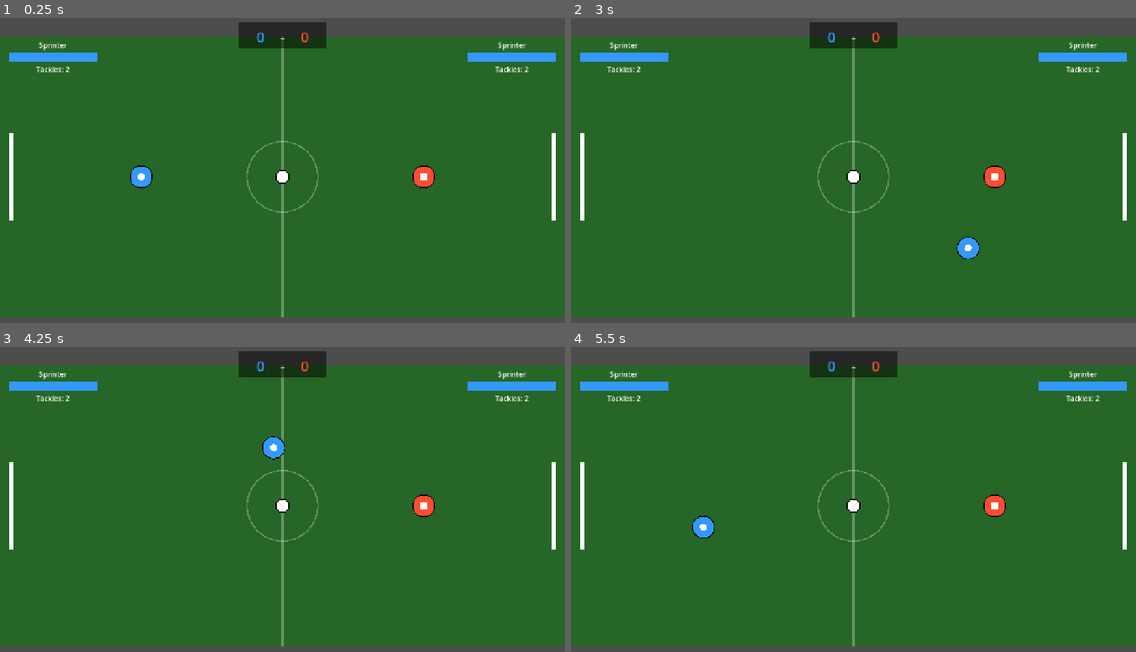
Above: before the commit, frames 1-4 (two rows, left to right).
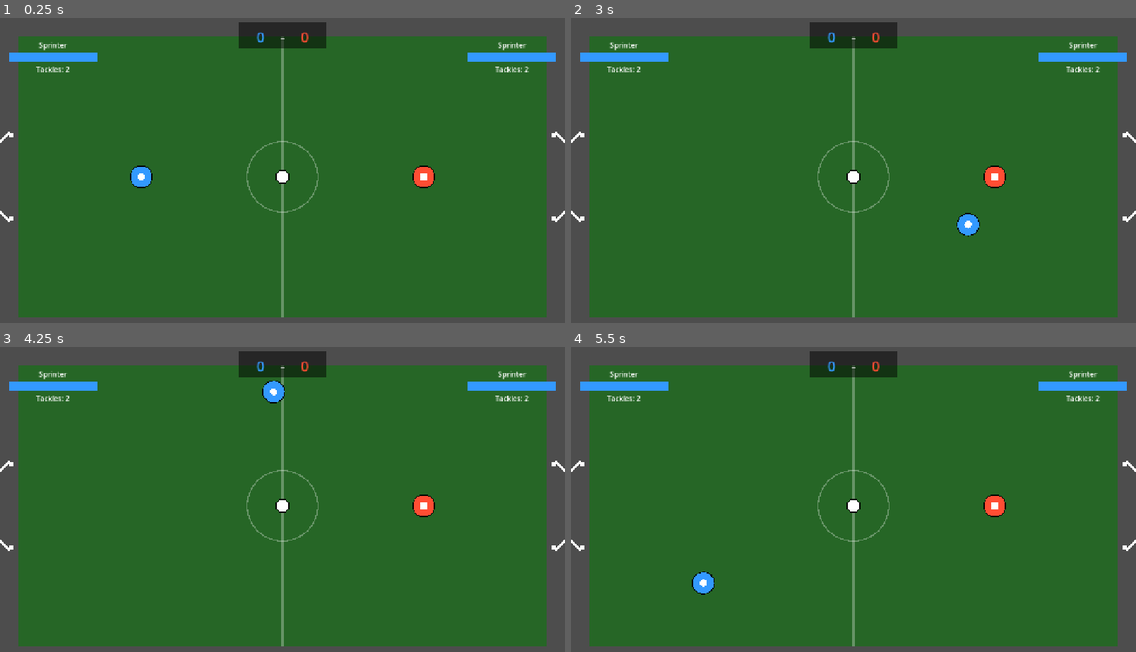
Above: after the commit, the same moments.

Repository: HectorRamosP/Clash-Ball
Game: Godot game, scene res://scenes/field/game_field.tscn
The game is run twice, just before and just after one commit, with the same random seed, the same clock (stepped at 60 frames per second) and the same inputs.
Inputs:
- Up to frame 1 (0.25 s): no input
- Up to frame 2 (3 s): tap Enter at 0.5 s; hold D (p1_right) 0.53-1.28 s; tap Shift (p1_tackle) every 0.75 s from 0.6 to 2.85 s; tap Space at 1.25 s; hold S (p1_down) 1.28-2.03 s; hold D (p1_right) 2.03-2.78 s; hold W (p1_up) from 2.78 s (still down)
- Up to frame 3 (4.25 s): release W (p1_up) at 3.53 s; hold A (p1_left) from 3.53 s (still down); tap Shift (p1_tackle) at 3.6 s
- Up to frame 4 (5.5 s): tap Shift (p1_tackle) at 4.35, 5.1 s; release A (p1_left) at 5.03 s; hold S (p1_down) from 5.03 s (still down)

The runs differ from the first frame. In frame 1, 5.8% of the frame differs, in the area x 0-100%, y 6-99%; in frame 2, 6.3%; in frame 3, 6.3%; in frame 4, 6.3%.

Commit message:
Major gameplay improvements: physics, tackles, goals, and collision walls
Physics improvements:
- Reorder ball physics to apply friction AFTER movement for better bounce
- Increase ball push contribution from players (0.5 → 0.8)
- Add 3x force multiplier when tackling ball
- Fix ball movement and collision response

Tackle system:
- Increase tackle force by 1.5x for more impact
- Set unlimited tackles (999) for both classes
- Add debug print to show remaining tackles
- Improve tackle direction handling

Goal redesign:
- Create curved goal arcs instead of straight posts
- Add goal_visual.gd with curved geometry using sine interpolation
- Goals now curve inward with 60px depth
- Update goal.gd to configure visual based on team

Field improvements:
- Add left and right side walls (40px thick, full height)
- Walls now cover entire perimeter including behind goals
- Position goals at x=20 and x=1260 (inside walls)
- All walls use collision_layer=4, collision_mask=3

Game balance:
- Sprinter: 3 → 999 tackles
- Tank: 5 → 999 tackles

Diff:
--- a/autoloads/game_config.gd
+++ b/autoloads/game_config.gd
@@ -17,13 +17,13 @@
 		"name": "Sprinter",
 		"speed": 400.0,
 		"push_force": 300.0,
-		"initial_tackles": 2
+		"initial_tackles": 999  # Tacleos ilimitados (prácticamente)
 	},
 	PlayerClass.TANK: {
 		"name": "Tank",
 		"speed": 250.0,
 		"push_force": 600.0,
-		"initial_tackles": 4
+		"initial_tackles": 999  # Tacleos ilimitados (prácticamente)
 	}
 }
 
--- a/scenes/field/game_field.tscn
+++ b/scenes/field/game_field.tscn
@@ -10,6 +10,9 @@
 
 [sub_resource type="RectangleShape2D" id="RectangleShape2D_wall"]
 size = Vector2(1280, 40)
+
+[sub_resource type="RectangleShape2D" id="RectangleShape2D_sidewall"]
+size = Vector2(40, 720)
 
 [node name="GameField" type="Node2D"]
 script = ExtResource("1_field")
@@ -61,12 +64,42 @@
 offset_bottom = 20.0
 color = Color(0.3, 0.3, 0.3, 1)
 
+[node name="LeftWall" type="StaticBody2D" parent="Walls"]
+position = Vector2(20, 360)
+collision_layer = 4
+collision_mask = 3
+
+[node name="CollisionShape2D" type="CollisionShape2D" parent="Walls/LeftWall"]
+shape = SubResource("RectangleShape2D_sidewall")
+
+[node name="Visual" type="ColorRect" parent="Walls/LeftWall"]
+offset_left = -20.0
+offset_top = -360.0
+offset_right = 20.0
+offset_bottom = 360.0
+color = Color(0.3, 0.3, 0.3, 1)
+
+[node name="RightWall" type="StaticBody2D" parent="Walls"]
+position = Vector2(1260, 360)
+collision_layer = 4
+collision_mask = 3
+
+[node name="CollisionShape2D" type="CollisionShape2D" parent="Walls/RightWall"]
+shape = SubResource("RectangleShape2D_sidewall")
+
+[node name="Visual" type="ColorRect" parent="Walls/RightWall"]
+offset_left = -20.0
+offset_top = -360.0
+offset_right = 20.0
+offset_bottom = 360.0
+color = Color(0.3, 0.3, 0.3, 1)
+
 [node name="GoalLeft" parent="." instance=ExtResource("4_goal")]
-position = Vector2(0, 360)
+position = Vector2(20, 360)
 goal_team = 1
 
 [node name="GoalRight" parent="." instance=ExtResource("4_goal")]
-position = Vector2(1280, 360)
+position = Vector2(1260, 360)
 goal_team = 2
 
 [node name="Ball" parent="." instance=ExtResource("3_ball")]
--- a/scenes/goals/goal.tscn
+++ b/scenes/goals/goal.tscn
@@ -1,9 +1,10 @@
-[gd_scene load_steps=2 format=3 uid="uid://d2vx8qkm3tny7"]
+[gd_scene load_steps=3 format=3 uid="uid://d2vx8qkm3tny7"]
 
 [ext_resource type="Script" path="res://scripts/goal.gd" id="1_goal"]
+[ext_resource type="Script" path="res://scripts/goal_visual.gd" id="2_visual"]
 
 [sub_resource type="RectangleShape2D" id="RectangleShape2D_goal"]
-size = Vector2(50, 200)
+size = Vector2(80, 200)
 
 [node name="Goal" type="Area2D"]
 collision_layer = 0
@@ -13,16 +14,5 @@
 [node name="GoalArea" type="CollisionShape2D" parent="."]
 shape = SubResource("RectangleShape2D_goal")
 
-[node name="VisualPost" type="ColorRect" parent="."]
-offset_left = -30.0
-offset_top = -100.0
-offset_right = -20.0
-offset_bottom = 100.0
-color = Color(1, 1, 1, 1)
-
-[node name="VisualPost2" type="ColorRect" parent="."]
-offset_left = 20.0
-offset_top = -100.0
-offset_right = 30.0
-offset_bottom = 100.0
-color = Color(1, 1, 1, 1)
+[node name="Visual" type="Node2D" parent="."]
+script = ExtResource("2_visual")
--- a/scripts/ball.gd
+++ b/scripts/ball.gd
@@ -17,18 +17,22 @@
 	bounce_factor = GameConfig.BALL_BOUNCE
 
 func _physics_process(delta):
-	velocity *= friction
-
-	if velocity.length() < 5:
-		velocity = Vector2.ZERO
-
-	if velocity.length() > max_speed:
-		velocity = velocity.normalized() * max_speed
-
+	# Mover la pelota
 	var collision = move_and_collide(velocity * delta)
 
 	if collision:
 		handle_collision(collision)
+
+	# Aplicar fricción DESPUÉS del movimiento
+	velocity *= friction
+
+	# Detener si va muy lento
+	if velocity.length() < 5:
+		velocity = Vector2.ZERO
+
+	# Limitar velocidad máxima
+	if velocity.length() > max_speed:
+		velocity = velocity.normalized() * max_speed
 
 func handle_collision(collision: KinematicCollision2D):
 	var collider = collision.get_collider()
@@ -44,7 +48,12 @@
 
 	var push_direction = collision.get_normal() * -1
 	var push_force = player.current_push_force
-	var player_velocity_contribution = player.velocity * 0.5
+
+	# Si el jugador está tacleando, mucha más fuerza
+	if player.is_tackling:
+		push_force *= 3.0
+
+	var player_velocity_contribution = player.velocity * 0.8
 
 	velocity = (push_direction * push_force) + player_velocity_contribution
 
--- a/scripts/goal.gd
+++ b/scripts/goal.gd
@@ -6,9 +6,15 @@
 # ===== SEÑALES =====
 signal goal_scored()
 
+@onready var visual = $Visual
+
 func _ready():
 	# Conectar señal de detección
 	body_entered.connect(_on_body_entered)
+
+	# Configurar visual según el equipo
+	if visual:
+		visual.is_left_goal = (goal_team == 1)
 
 func _on_body_entered(body):
 	# Verificar si es la pelota
--- /dev/null
+++ b/scripts/goal_visual.gd
@@ -0,0 +1,55 @@
+extends Node2D
+
+@export var goal_width: float = 200.0
+@export var goal_depth: float = 60.0
+@export var post_thickness: float = 10.0
+@export var is_left_goal: bool = true
+
+func _draw():
+	var color = Color.WHITE
+
+	if is_left_goal:
+		# Poste izquierdo (arriba)
+		draw_rect(Rect2(0, -goal_width/2, post_thickness, post_thickness), color)
+
+		# Poste izquierdo (abajo)
+		draw_rect(Rect2(0, goal_width/2 - post_thickness, post_thickness, post_thickness), color)
+
+		# Línea trasera curva
+		var points = PackedVector2Array()
+		points.append(Vector2(post_thickness/2, -goal_width/2 + post_thickness/2))
+
+		# Curva hacia adentro
+		var segments = 20
+		for i in range(segments + 1):
+			var t = float(i) / float(segments)
+			var y = lerp(-goal_width/2, goal_width/2, t)
+			var x_curve = -goal_depth * sin(t * PI)
+			points.append(Vector2(x_curve, y))
+
+		points.append(Vector2(post_thickness/2, goal_width/2 - post_thickness/2))
+
+		draw_polyline(points, color, post_thickness/2)
+	else:
+		# Portería derecha (espejo)
+		# Poste derecho (arriba)
+		draw_rect(Rect2(-post_thickness, -goal_width/2, post_thickness, post_thickness), color)
+
+		# Poste derecho (abajo)
+		draw_rect(Rect2(-post_thickness, goal_width/2 - post_thickness, post_thickness, post_thickness), color)
+
+		# Línea trasera curva
+		var points = PackedVector2Array()
+		points.append(Vector2(-post_thickness/2, -goal_width/2 + post_thickness/2))
+
+		# Curva hacia adentro
+		var segments = 20
+		for i in range(segments + 1):
+			var t = float(i) / float(segments)
+			var y = lerp(-goal_width/2, goal_width/2, t)
+			var x_curve = goal_depth * sin(t * PI)
+			points.append(Vector2(x_curve, y))
+
+		points.append(Vector2(-post_thickness/2, goal_width/2 - post_thickness/2))
+
+		draw_polyline(points, color, post_thickness/2)
--- a/scripts/player.gd
+++ b/scripts/player.gd
@@ -137,11 +137,12 @@
 	return can_tackle and remaining_tackles > 0 and not is_tackling
 
 func perform_tackle(direction: Vector2):
+	# Si no hay dirección, usar la dirección hacia adelante del equipo
 	if direction == Vector2.ZERO:
 		direction = Vector2(1, 0) if team == 1 else Vector2(-1, 0)
 
-	# Aplicar impulso del tacleo
-	velocity = direction * GameConfig.TACKLE_FORCE
+	# Aplicar impulso FUERTE del tacleo
+	velocity = direction * GameConfig.TACKLE_FORCE * 1.5
 
 	# Estado de tacleo
 	is_tackling = true
@@ -155,8 +156,7 @@
 	can_tackle = false
 	tackle_cooldown_timer = GameConfig.TACKLE_COOLDOWN
 
-	# Aquí podrías añadir efectos visuales o sonidos
-	print(player_id + " realizó un tacleo!")
+	print(player_id + " ¡TACLEO! Tacleos restantes: " + str(remaining_tackles))
 
 func update_timers(delta: float):
 	# Timer de duración del tacleo
